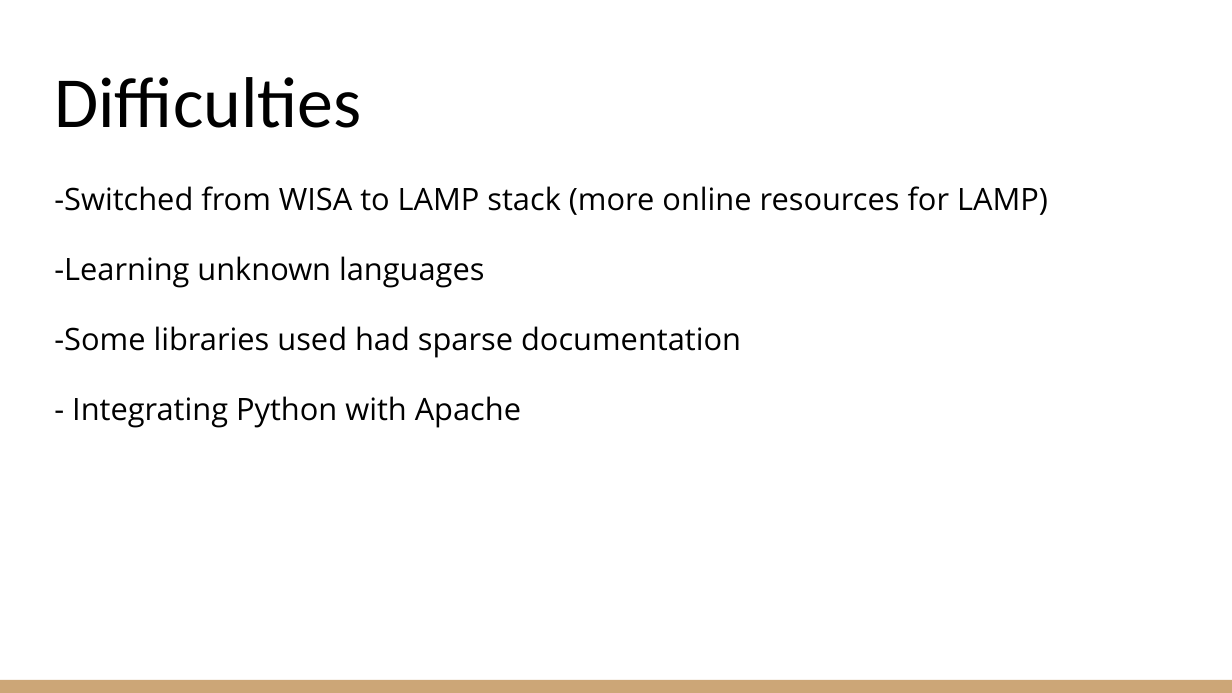
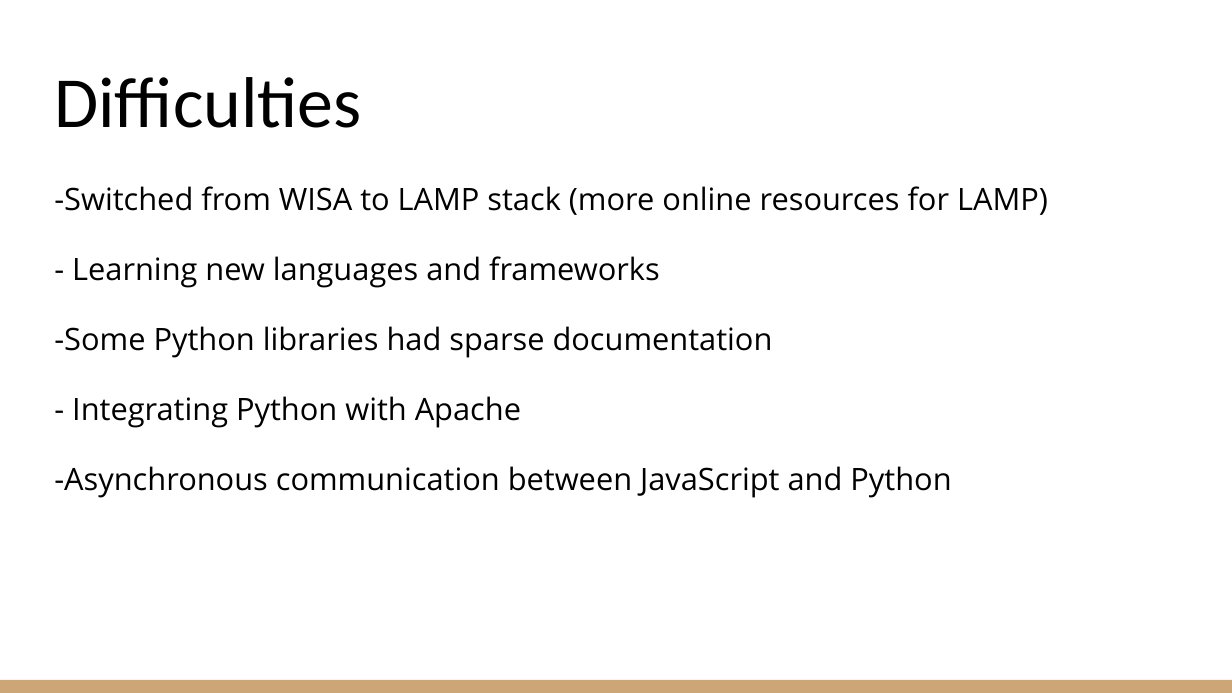
Before and after one commit to jlambert23/COP4331, a slide deck: slide 7 of Contact manager (Small project COP4331) (4).pptx. Drawn at 1232x693 pixels with LibreOffice and Linux fonts; fonts in the diff are those of the drawing. Boxes give left, top, right and bottom in pixels: in the first picture for what was removed or moved away, otherwise in the second. Text is boxed around its words. In the diff, an @@ line names an element or a change of style, - is before the commit and + after.

```diff
--- a/Contact manager (Small project COP4331) (4).pptx
+++ b/Contact manager (Small project COP4331) (4).pptx
@@ text at box(54, 256, 773, 358): text changed @@
--Learning unknown languages
--Some libraries used had sparse documentation
+- Learning new languages and frameworks
+-Some Python libraries had sparse documentation
@@ text at box(54, 466, 951, 498): paragraph added @@
+-Asynchronous communication between JavaScript and Python
```
Also in this commit, not shown: 3 other slides changed, 1 slide removed.
